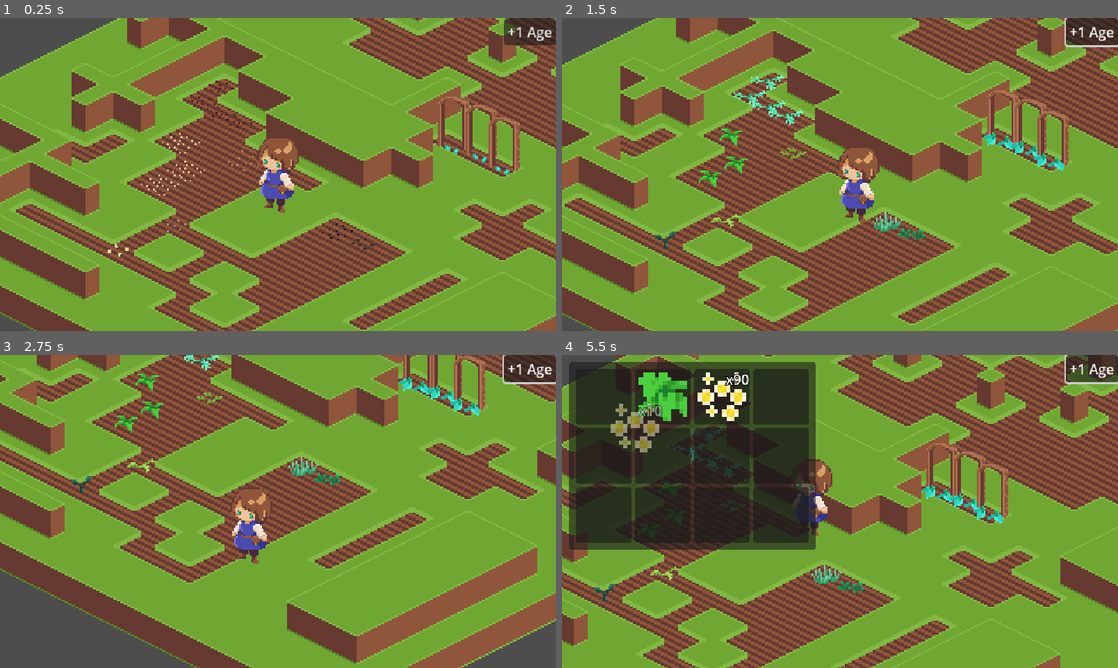
Above: before the commit, frames 1-4 (two rows, left to right).
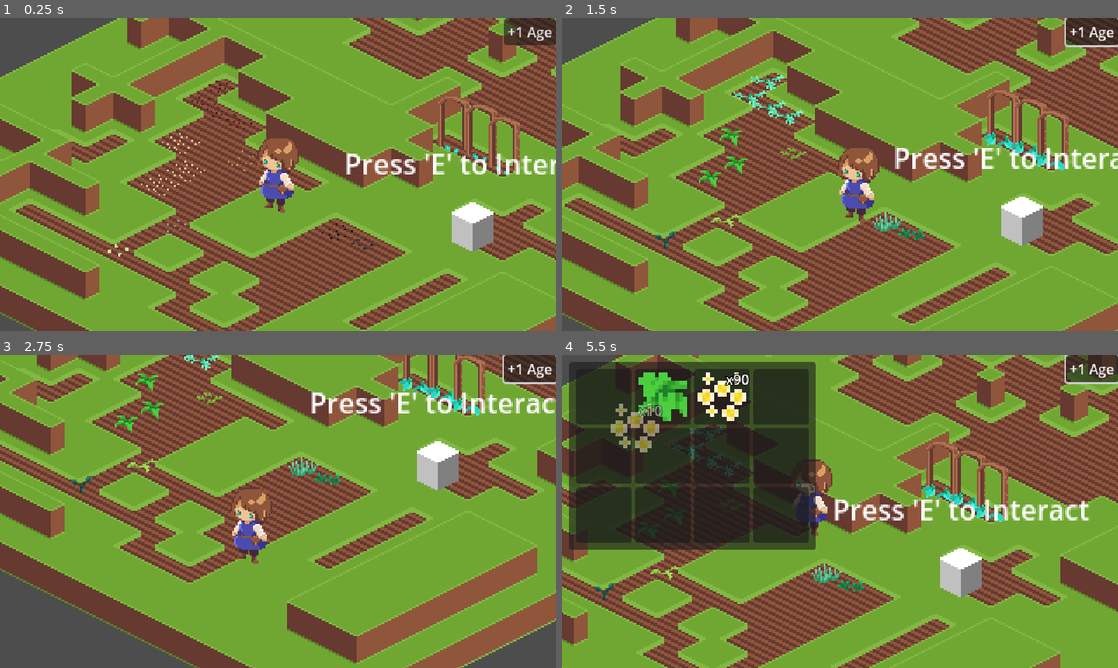
Above: after the commit, the same moments.

Repository: ForrestGD/Isometric_Tile_Project
Game: Godot game, scene res://scenes/main/main.tscn
Two runs of this game, one before a commit and one after it. Both use one fixed random seed, a clock stepped at 60 frames per second and the inputs below. This scene is started directly instead of the project's main scene.
Inputs (mouse positions are in pixels of both pictures, inside the frame that each line leads up to):
- Up to frame 1 (0.25 s): no input
- Up to frame 2 (1.5 s): click "+1 Age" at 0.5 s; tap E (interact, bound only after the commit) at 1.25 s; move the mouse to (962, 158) at 1.27 s; hold Right (ui_right) from 1.28 s (still down); hold E (interact, bound only after the commit) from 1.28 s (still down); click (962, 158) at 1.42 s
- Up to frame 3 (2.75 s): move the mouse to (166, 527) at 2.02 s; release Right (ui_right) at 2.03 s; release E (interact, bound only after the commit) at 2.03 s; hold Down (ui_down) from 2.03 s (still down); tap E (interact, bound only after the commit) at 2.1 s; click (166, 527) at 2.17 s
- Up to frame 4 (5.5 s): tap E (interact, bound only after the commit) at 2.75, 3.6, 4.25, 5.1 s; move the mouse to (895, 442) at 2.77 s; release Down (ui_down) at 2.78 s; hold Right (ui_right) 2.78-3.53 s; hold E (interact, bound only after the commit) 2.78-3.53 s; click (895, 442) at 2.92 s; move the mouse to (812, 574) at 3.52 s; hold Up (ui_up) 3.53-4.28 s; click (812, 574) at 3.67 s; move the mouse to (1006, 558) at 4.27 s; hold E (interact, bound only after the commit) 4.28-5.03 s; hold Left (ui_left) from 4.28 s (still down); click (1006, 558) at 4.42 s; tap I (toggle_inventory) at 4.9 s; move the mouse to (606, 395) at 5.02 s; click (606, 395) at 5.17 s

The runs differ from the first frame. In frame 1, 2.0% of the frame differs, in the area x 62-100%, y 43-75%; in frame 2, 2.1%; in frame 3, 2.2%; in frame 4, 11%, in the area x 0-100%, y 0-100%.

Commit message:
Interactor and Interactable System Early Progress

Diff:
--- /dev/null
+++ b/objects/components/interactable_component.gd
@@ -0,0 +1,8 @@
+class_name Interactable
+extends Area2D
+
+signal interacted(root: Node, interactor: Interactor)
+
+func interact(interactor: Interactor):
+    interacted.emit(self, interactor)
+    print("interacted with {0}".format([self.name]))
--- /dev/null
+++ b/objects/components/interactor_component.gd
@@ -0,0 +1,27 @@
+class_name Interactor
+extends Area2D
+
+var interactables_list: Array[Interactable] = []
+
+func _ready() -> void:
+    area_entered.connect(_on_area_entered)
+    area_exited.connect(_on_area_exit)
+
+func _input(event: InputEvent) -> void:
+    if not event is InputEventKey or not event.is_action_pressed("interact"): return
+    if interactables_list.size() > 0:
+        interactables_list[0].interact(self as Interactor)
+
+func _on_area_entered(area: Area2D) -> void:
+    if area is Interactable:
+        print("entered {0} interaction area".format([area.name]))
+        interactables_list.append(area as Interactable)
+        print("{0} interactable objects".format([interactables_list.size()]))
+
+func _on_area_exit(area: Area2D) -> void:
+    if area is Interactable:
+        print("exited {0} interaction area".format([area.name]))
+        var index = interactables_list.find(area)
+        if index > -1:
+            interactables_list.remove_at(index)
+            print("{0} remaining interactable objects".format([interactables_list.size()]))
--- /dev/null
+++ b/objects/interactables/chest.tscn
@@ -0,0 +1,38 @@
+[gd_scene load_steps=4 format=3 uid="uid://dfdg4blv1eos2"]
+
+[ext_resource type="Texture2D" uid="uid://b6qqi6olhsap7" path="res://assets/sprites/temp_chest_sprite.png" id="1_704ms"]
+[ext_resource type="Script" uid="uid://d1frgy7jqmo5g" path="res://objects/components/interactable_component.gd" id="2_38hgl"]
+
+[sub_resource type="CircleShape2D" id="CircleShape2D_nn4ns"]
+radius = 20.0
+
+[node name="Chest" type="StaticBody2D"]
+y_sort_enabled = true
+
+[node name="Sprite2D" type="Sprite2D" parent="."]
+texture = ExtResource("1_704ms")
+offset = Vector2(0, -16)
+
+[node name="CollisionPolygon2D" type="CollisionPolygon2D" parent="."]
+polygon = PackedVector2Array(0, -18, 12, -12, 12, -8, 0, -2, -12, -8, -12, -12)
+
+[node name="Interactable" type="Area2D" parent="."]
+script = ExtResource("2_38hgl")
+metadata/_custom_type_script = "uid://d1frgy7jqmo5g"
+
+[node name="CollisionShape2D" type="CollisionShape2D" parent="Interactable"]
+position = Vector2(0, -10)
+shape = SubResource("CircleShape2D_nn4ns")
+
+[node name="BoxContainer" type="BoxContainer" parent="Interactable"]
+z_index = 1
+offset_left = -74.0
+offset_top = -64.0
+offset_right = 74.0
+offset_bottom = -40.0
+pivot_offset = Vector2(74, 12)
+
+[node name="InteractLabel" type="Label" parent="Interactable/BoxContainer"]
+layout_mode = 2
+text = "Press 'E' to Interact"
+horizontal_alignment = 1
--- a/objects/inventory/inventory_data.gd
+++ b/objects/inventory/inventory_data.gd
@@ -33,6 +33,8 @@
 	var data_at_index: SocketData = socket_data[index]
 	if not data_at_index:
 		socket_data[index] = data.create_single_socket_data()
+	elif data_at_index.can_add_single_other(data):
+		data_at_index.merge_with_other(data.create_single_socket_data())
 	inventory_updated.emit(self)
 	if data.quantity > 0:
 		return data
--- a/objects/inventory/socket_data.gd
+++ b/objects/inventory/socket_data.gd
@@ -5,6 +5,11 @@
 
 @export var item: ItemData
 @export_range(1, MAX_STACK_SIZE) var quantity: int = 1: set = set_quantity
+
+func can_add_single_other(other_socket_data: SocketData) -> bool:
+    return item == other_socket_data.item \
+        and item.stackable \
+        and quantity < MAX_STACK_SIZE
 
 func can_merge_with_other(other_socket_data: SocketData) -> bool:
     return item == other_socket_data.item \
--- a/objects/player_character/player_character.tscn
+++ b/objects/player_character/player_character.tscn
@@ -1,8 +1,11 @@
-[gd_scene load_steps=4 format=3 uid="uid://s1xrawfhwmig"]
+[gd_scene load_steps=6 format=3 uid="uid://s1xrawfhwmig"]
 
 [ext_resource type="Texture2D" uid="uid://b1yxx2t6x52wy" path="res://assets/sprites/witch_base_sprite.png" id="1_ecp5v"]
 [ext_resource type="Script" uid="uid://ysos31tqjf72" path="res://objects/player_character/player_character.gd" id="1_s2a75"]
 [ext_resource type="Resource" uid="uid://c7nhaa24x0h05" path="res://objects/inventory/test_inv.tres" id="2_x100a"]
+[ext_resource type="Script" uid="uid://cspwq1vduic0l" path="res://objects/components/interactor_component.gd" id="4_tcjii"]
+
+[sub_resource type="CircleShape2D" id="CircleShape2D_elw8p"]
 
 [node name="CharacterBody2D" type="CharacterBody2D"]
 y_sort_enabled = true
@@ -25,3 +28,11 @@
 offset = Vector2(1, -30)
 zoom = Vector2(2, 2)
 position_smoothing_enabled = true
+
+[node name="Interactor" type="Area2D" parent="."]
+script = ExtResource("4_tcjii")
+metadata/_custom_type_script = "uid://cspwq1vduic0l"
+
+[node name="CollisionShape2D" type="CollisionShape2D" parent="Interactor"]
+position = Vector2(0, -10)
+shape = SubResource("CircleShape2D_elw8p")
--- a/project.godot
+++ b/project.godot
@@ -36,6 +36,11 @@
 , Object(InputEventKey,"resource_local_to_scene":false,"resource_name":"","device":-1,"window_id":0,"alt_pressed":false …(186 unchanged characters)…
 ]
 }
+interact={
+"deadzone": 0.5,
+"events": [Object(InputEventKey,"resource_local_to_scene":false,"resource_name":"","device":-1,"window_id":0,"alt_pressed":false,"shift_pressed":false,"ctrl_pressed":false,"meta_pressed":false,"pressed":false,"keycode":0,"physical_keycode":69,"key_label":0,"unicode":101,"location":0,"echo":false,"script":null)
+]
+}
 
 [layer_names]
 
--- a/scenes/main/main.tscn
+++ b/scenes/main/main.tscn
@@ -22,6 +22,7 @@
 [ext_resource type="PackedScene" uid="uid://cecmu3uu2djpn" path="res://objects/plants/stwart.tscn" id="17_m4h2d"]
 [ext_resource type="PackedScene" uid="uid://wrbffdbi8him" path="res://objects/plants/valerian.tscn" id="18_p8abn"]
 [ext_resource type="PackedScene" uid="uid://dui4f1k7yuhkd" path="res://objects/plants/chamomile.tscn" id="20_r4lks"]
+[ext_resource type="PackedScene" uid="uid://dfdg4blv1eos2" path="res://objects/interactables/chest.tscn" id="23_p8abn"]
 
 [node name="Main" type="Node2D"]
 y_sort_enabled = true
@@ -122,3 +123,6 @@
 
 [node name="Valerian" parent="." instance=ExtResource("18_p8abn")]
 position = Vector2(-69, -4)
+
+[node name="Chest" parent="." instance=ExtResource("23_p8abn")]
+position = Vector2(63, 42)
Binary file added: assets/sprites/temp_chest_sprite.png
Not shown, added: assets/sprites/temp_chest_sprite.png.import
Not shown, added: objects/components/interactable_component.gd.uid
Not shown, added: objects/components/interactor_component.gd.uid
Not shown: 1 places in scenes/main/main.tscn that only renumber resources
